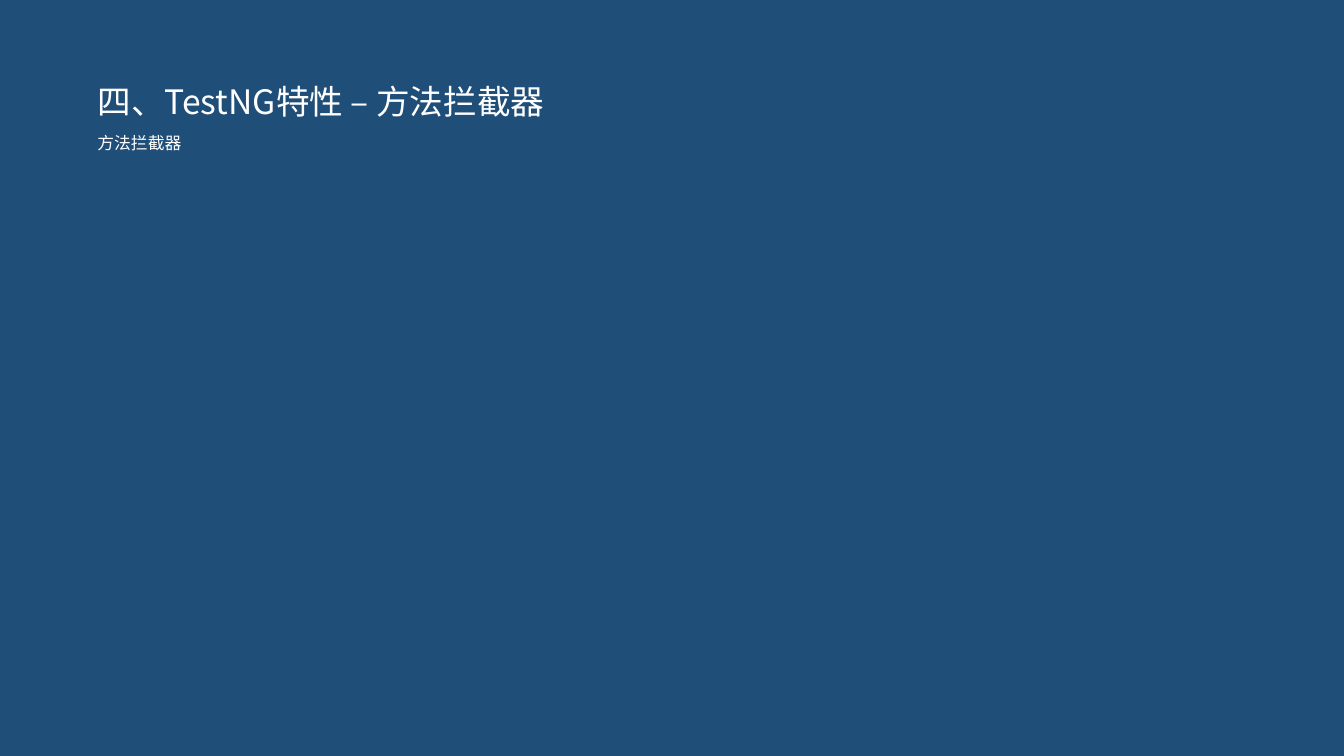
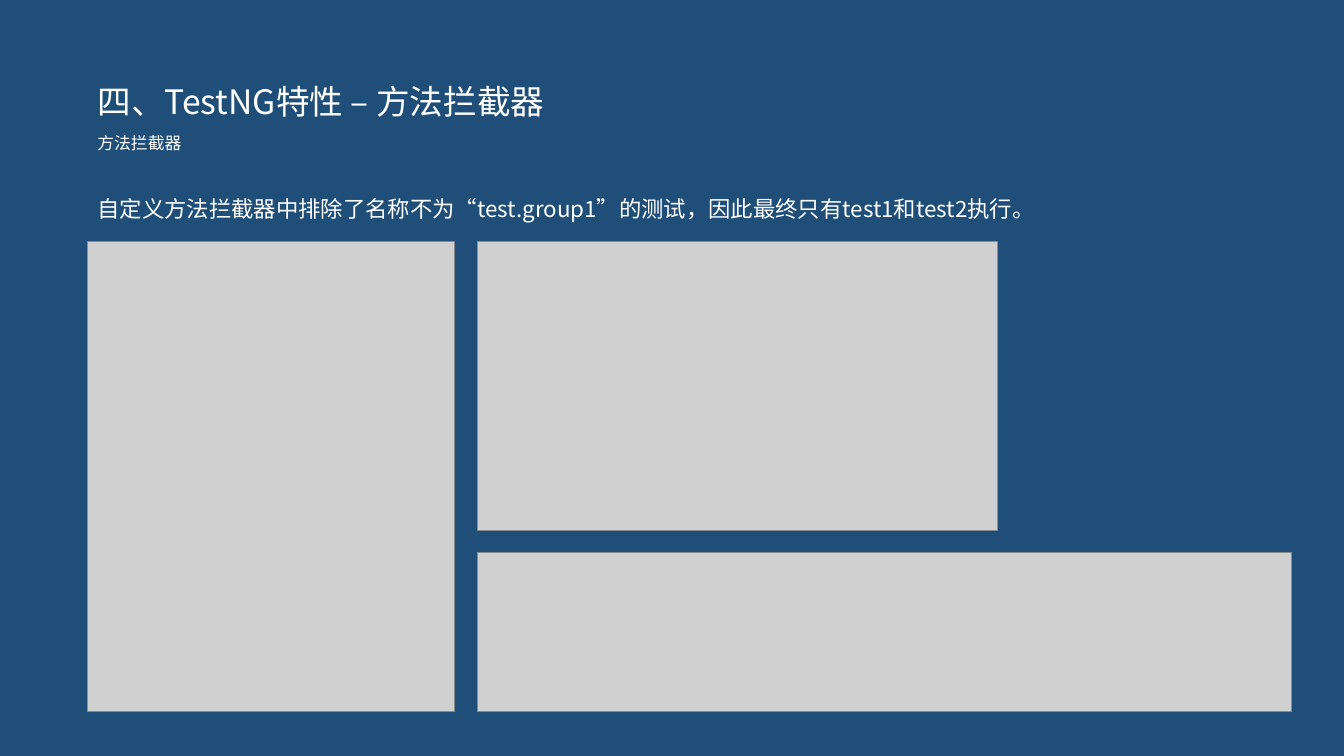
Before and after one commit to pertrichor/hello-testng, a slide deck: slide 74 of demo-server/doc/testNG介绍.pptx. Drawn at 1344x756 pixels with LibreOffice and Linux fonts; fonts in the diff are those of the drawing; grey boxes stand for pictures. Boxes give left, top, right and bottom in pixels: in the first picture for what was removed or moved away, otherwise in the second. Text is boxed around its words. In the diff, an @@ line names an element or a change of style, - is before the commit and + after.

```diff
--- a/demo-server/doc/testNG介绍.pptx
+++ b/demo-server/doc/testNG介绍.pptx
@@ text added at (x1=97, y1=198, x2=1034, y2=222), 16 pt, text #FFFFFF @@
+自定义方法拦截器中排除了名称不为“test.group1”的测试，因此最终只有test1和test2执行。
@@ picture added at (x1=88, y1=242, x2=455, y2=712) @@
@@ picture added at (x1=478, y1=242, x2=997, y2=530) @@
@@ picture added at (x1=478, y1=554, x2=1293, y2=712) @@
```
Also in this commit, not shown: 1 other slide changed, 7 slides added, 2 other files.
